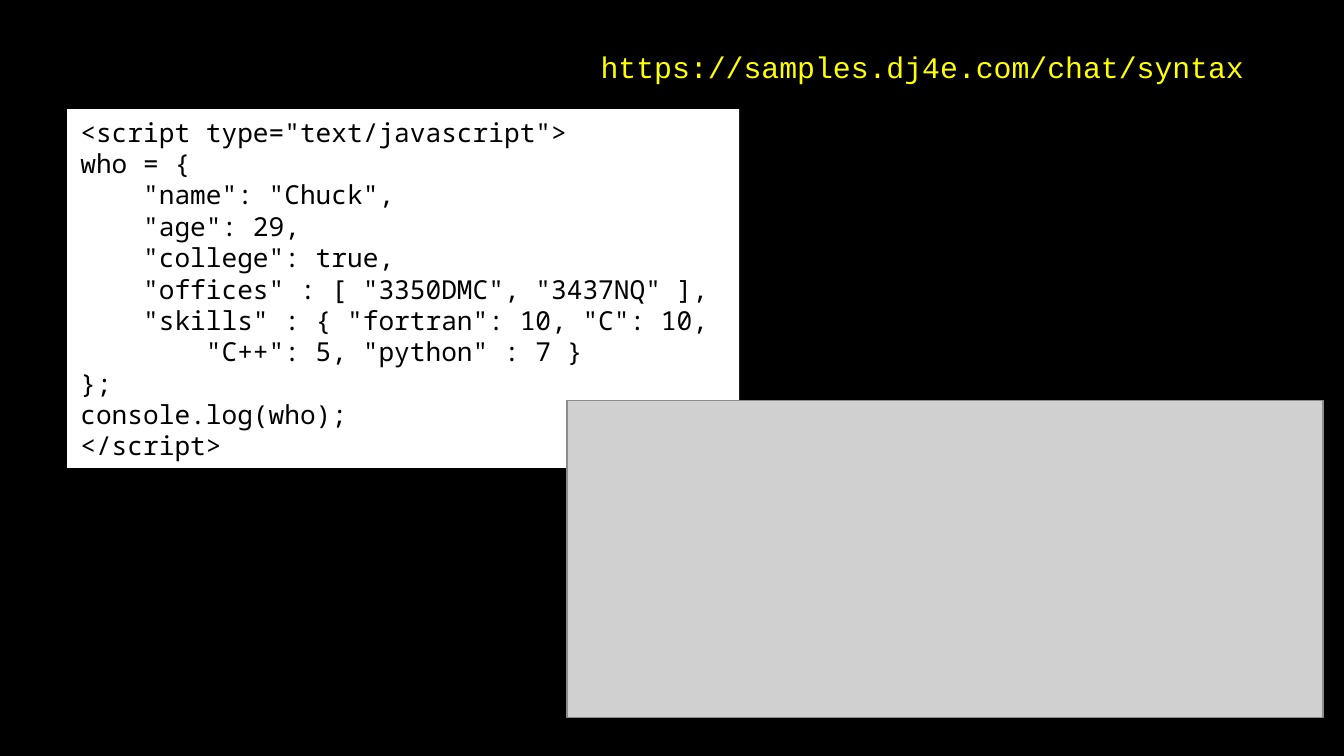
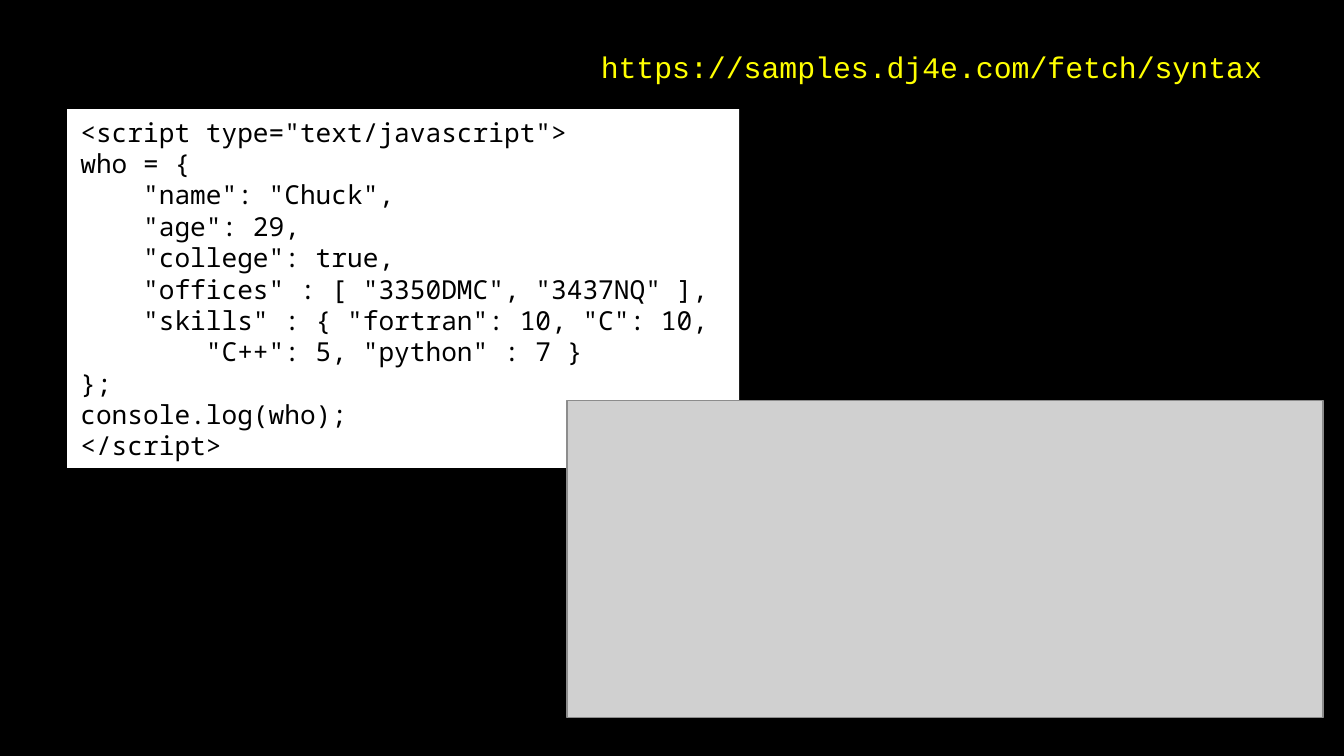
Before and after one commit to csev/dj4e, a slide deck: slide 10 of lectures/JS-04-AJAX-JSON.ppt. Drawn at 1344x756 pixels with LibreOffice and Linux fonts; fonts in the diff are those of the drawing; grey boxes stand for pictures. Boxes give left, top, right and bottom in pixels: in the first picture for what was removed or moved away, otherwise in the second. Text is boxed around its words. In the diff, an @@ line names an element or a change of style, - is before the commit and + after.

```diff
--- a/lectures/JS-04-AJAX-JSON.ppt
+++ b/lectures/JS-04-AJAX-JSON.ppt
@@ text at [601,57,1262,85]: text changed @@
-https://samples.dj4e.com/chat/syntax
+https://samples.dj4e.com/fetch/syntax
```
Also in this commit, not shown: 10 other slides changed, 1 slide removed, 3 other files.
